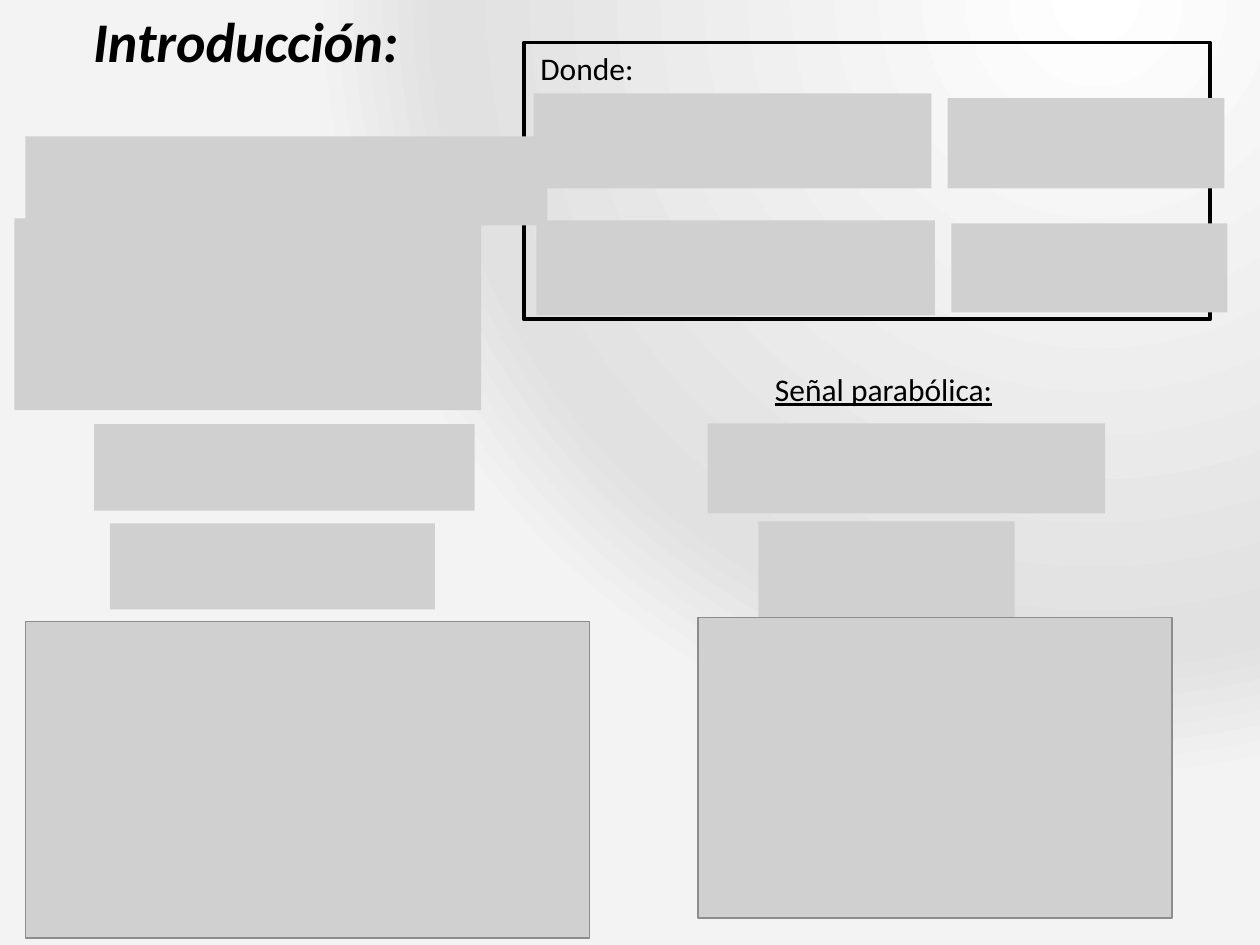
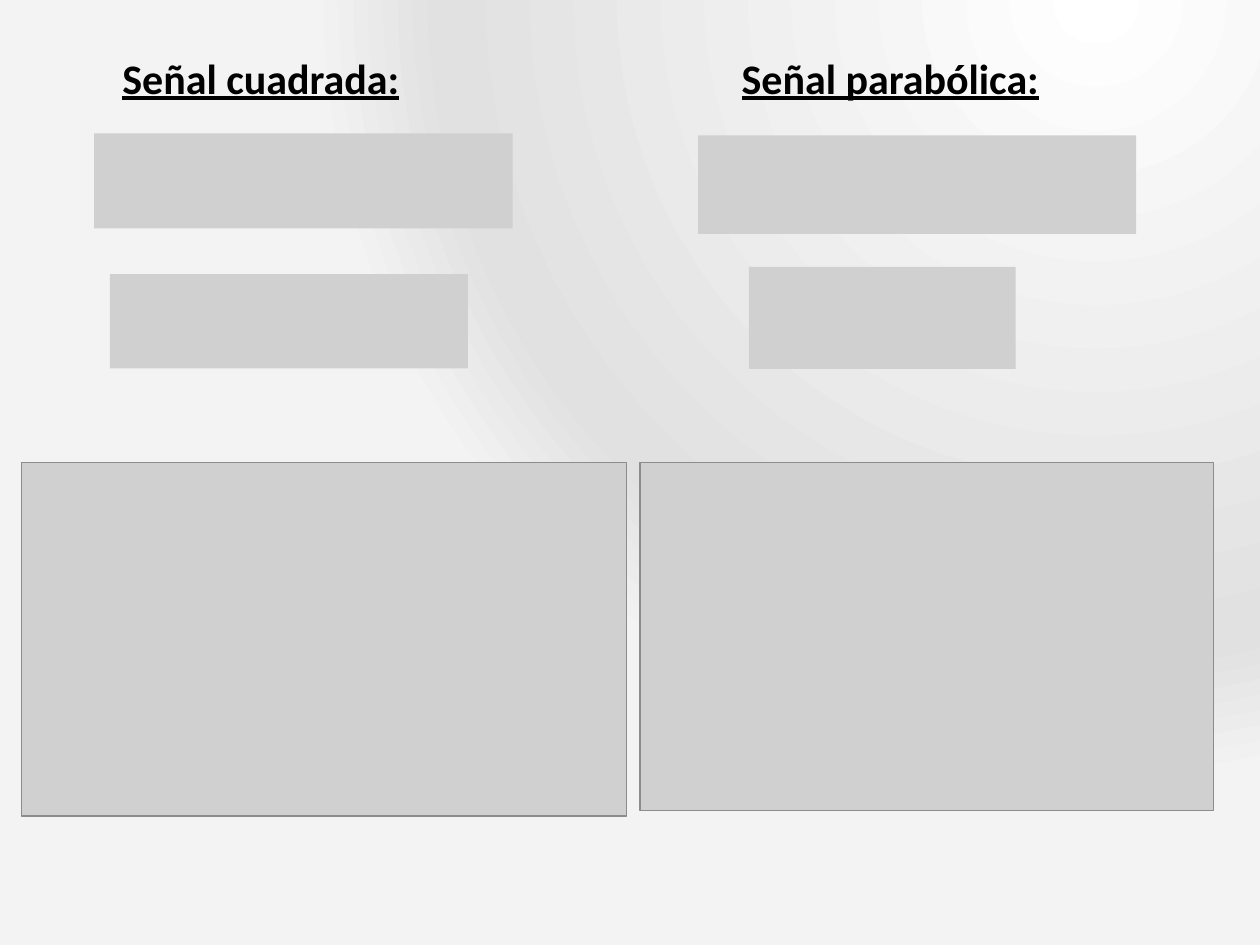
Before and after one commit to pugliese/Labo-3, a slide deck: slide 3 of Practica-Especial-Presentacion.pptx (slide 2 before the commit). Drawn at 1260x945 pixels with LibreOffice and Linux fonts; fonts in the diff are those of the drawing; grey boxes stand for pictures; background and template pictures are left out. Boxes give left, top, right and bottom in pixels: in the first picture for what was removed or moved away, otherwise in the second. Text is boxed around its words. In the diff, an @@ line names an element or a change of style, - is before the commit and + after.

```diff
--- a/Practica-Especial-Presentacion.pptx
+++ b/Practica-Especial-Presentacion.pptx
@@ text removed at (93, 22, 398, 63) @@
-Introducción:
@@ text "Señal cuadrada:": place and size @@
-text "Señal cuadrada:" at (146, 360, 375, 411)
+text "Señal cuadrada:" at (122, 64, 399, 100)
@@ text "Señal cuadrada:" at (122, 64, 399, 100): size 18 to 24 pt, bold on @@
@@ group removed at (524, 43, 1227, 320): 4 pictures, 1 rectangle, 1 text @@
-Donde:
@@ text "Señal parabólica:" at (742, 64, 1039, 101): size 18 to 24 pt, bold on @@
@@ text "Señal parabólica:": place and size @@
-text "Señal parabólica:" at (775, 379, 992, 406)
+text "Señal parabólica:" at (742, 64, 1039, 101)
@@ picture: place and size @@
-picture at (25, 136, 547, 226)
+picture at (94, 134, 513, 228)
@@ picture added at (698, 136, 1137, 234) @@
@@ picture removed at (14, 218, 481, 410) @@
@@ picture added at (748, 267, 1016, 369) @@
@@ picture added at (110, 275, 467, 369) @@
@@ picture removed at (94, 425, 475, 512) @@
@@ picture removed at (708, 423, 1105, 513) @@
@@ picture: place and size @@
-picture at (25, 621, 588, 937)
+picture at (21, 462, 626, 816)
@@ picture: place and size @@
-picture at (698, 617, 1172, 917)
+picture at (640, 462, 1213, 810)
@@ picture removed at (110, 523, 435, 609) @@
@@ picture removed at (759, 522, 1014, 617) @@
```
Also in this commit, not shown: 1 other slide changed, 1 slide added.
